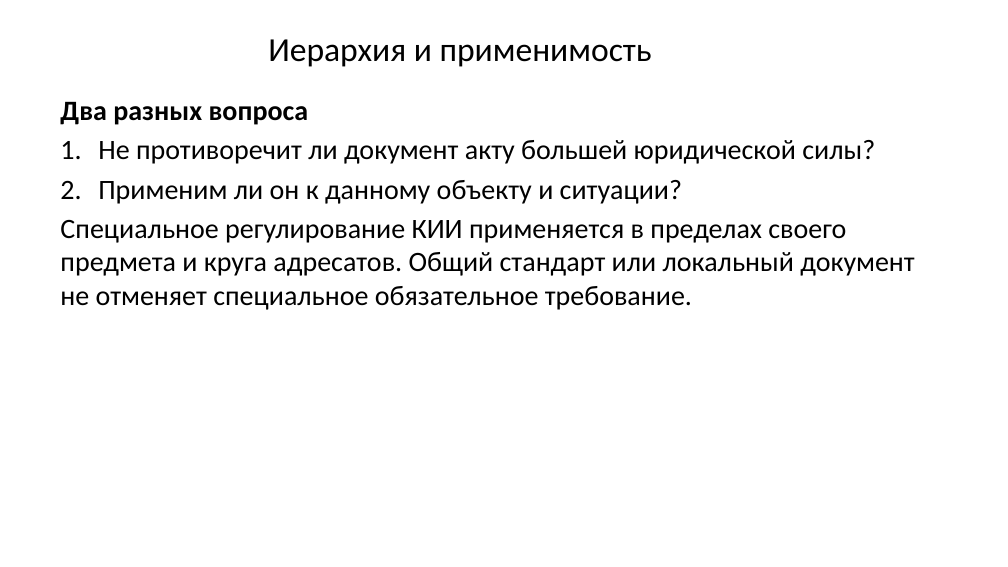
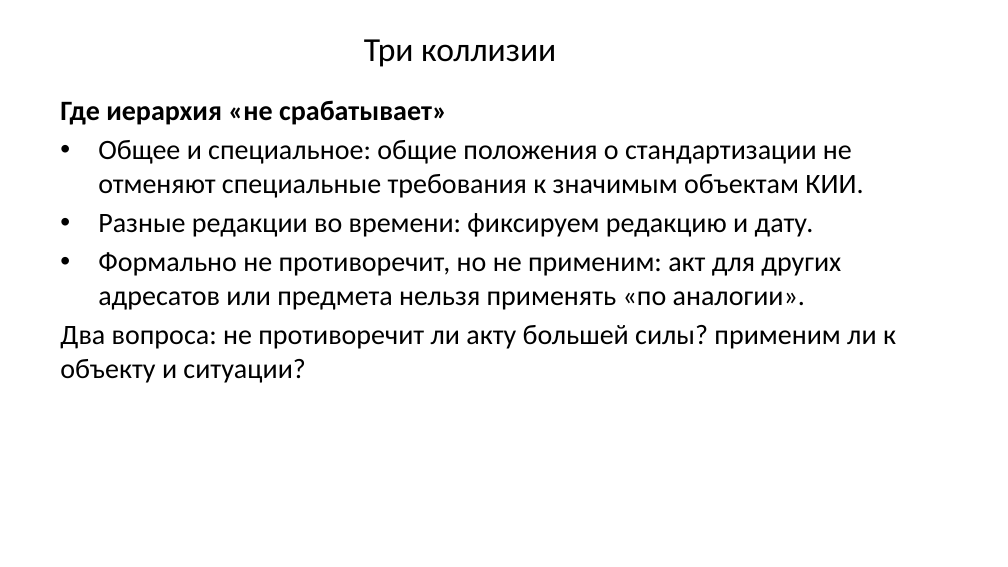
Before and after one commit to arasskazov/IFTIS-KII-2026, a slide deck: slide 8 of Lec_1_Модуль 1_1_Слайд-конспект.pptx (slide 4 before the commit). Drawn at 1008x567 pixels with LibreOffice and Linux fonts; fonts in the diff are those of the drawing; background and template pictures are left out. Boxes give left, top, right and bottom in pixels: in the first picture for what was removed or moved away, otherwise in the second. Text is boxed around its words. In the diff, an @@ line names an element or a change of style, - is before the commit and + after.

```diff
--- a/Lec_1_Модуль 1_1_Слайд-конспект.pptx
+++ b/Lec_1_Модуль 1_1_Слайд-конспект.pptx
@@ title at (x1=364, y1=39, x2=556, y2=67): text changed @@
-Иерархия и применимость
+Три коллизии
@@ text at (x1=60, y1=100, x2=896, y2=383): text changed @@
-Два разных вопроса
-1. Не противоречит ли документ акту большей юридической силы?
-2. Применим ли он к данному объекту и ситуации?
-Специальное регулирование КИИ применяется в пределах своего предмета и круга адресатов. Общий стандарт или локальный документ не отменяет специальное обязательное требование.
+Где иерархия «не срабатывает»
+• Общее и специальное: общие положения о стандартизации не отменяют специальные требования к значимым объектам КИИ.
+• Разные редакции во времени: фиксируем редакцию и дату.
+• Формально не противоречит, но не применим: акт для других адресатов или предмета нельзя применять «по аналогии».
+Два вопроса: не противоречит ли акту большей силы? применим ли к объекту и ситуации?
```
Also in this commit, not shown: 6 other slides changed, 23 slides added, 2 slides removed.
